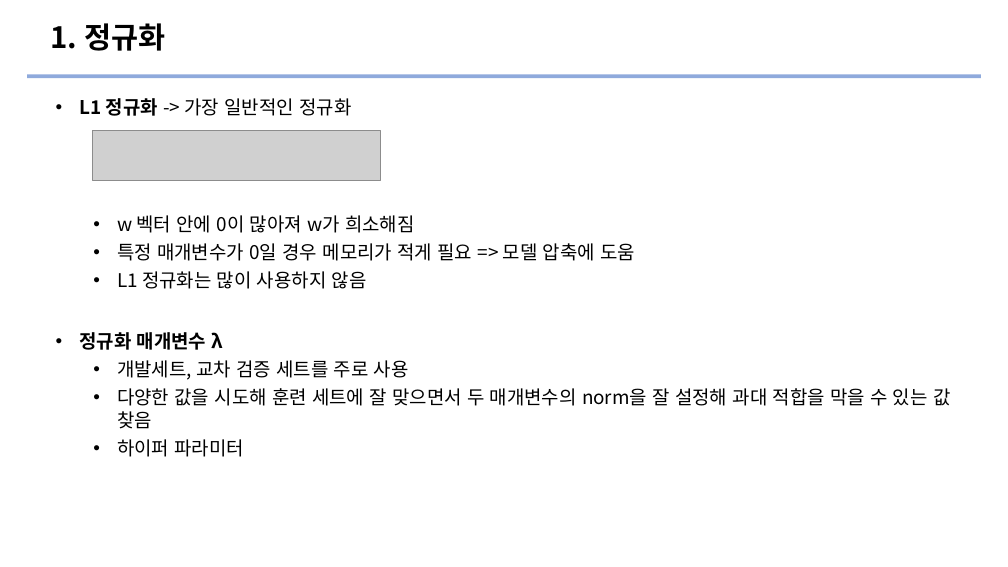
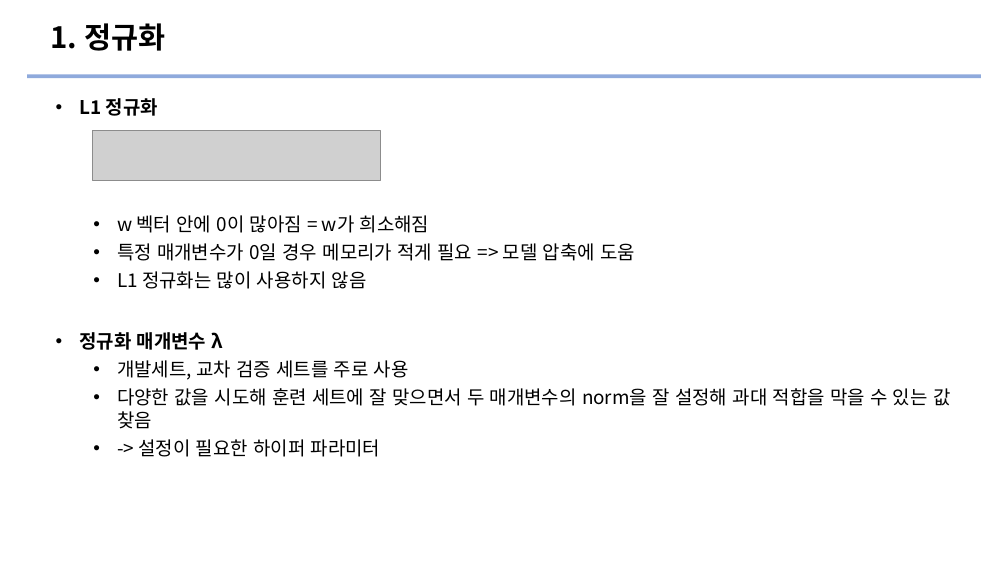
Before and after one commit to Ewha-Euron/5th-Mid-DL, a slide deck: slide 4 of [8주차] 신경망 네트워크의 정규화 발표자료.pptx. Drawn at 1008x567 pixels with LibreOffice and Linux fonts; fonts in the diff are those of the drawing; grey boxes stand for pictures. Boxes give left, top, right and bottom in pixels: in the first picture for what was removed or moved away, otherwise in the second. Text is boxed around its words. In the diff, an @@ line names an element or a change of style, - is before the commit and + after.

Commit message:
[8주차] 신경망 네트워크의 정규화 발표자료 수정본

```diff
--- a/[8주차] 신경망 네트워크의 정규화 발표자료.pptx
+++ b/[8주차] 신경망 네트워크의 정규화 발표자료.pptx
@@ subtitle at [79, 98, 430, 233]: text changed @@
-• L1 정규화 -> 가장 일반적인 정규화
-  • w 벡터 안에 0이 많아져 w가 희소해짐
+• L1 정규화
+  • w 벡터 안에 0이 많아짐 = w가 희소해짐
@@ subtitle at [138, 439, 381, 457]: text changed @@
-  • 하이퍼 파라미터
+  • -> 설정이 필요한 하이퍼 파라미터
```
Also in this commit, not shown: 5 other slides changed, 7 slides added.
